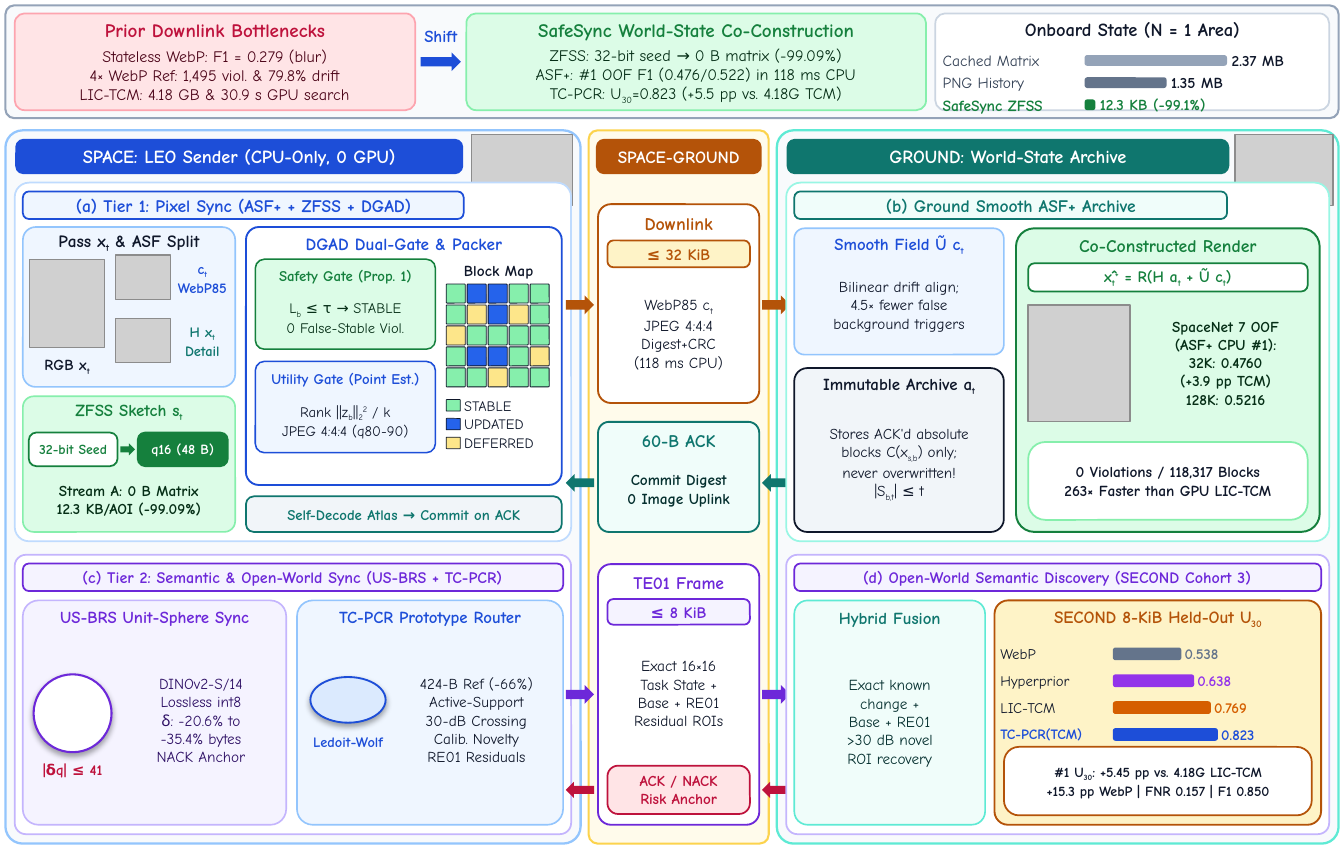
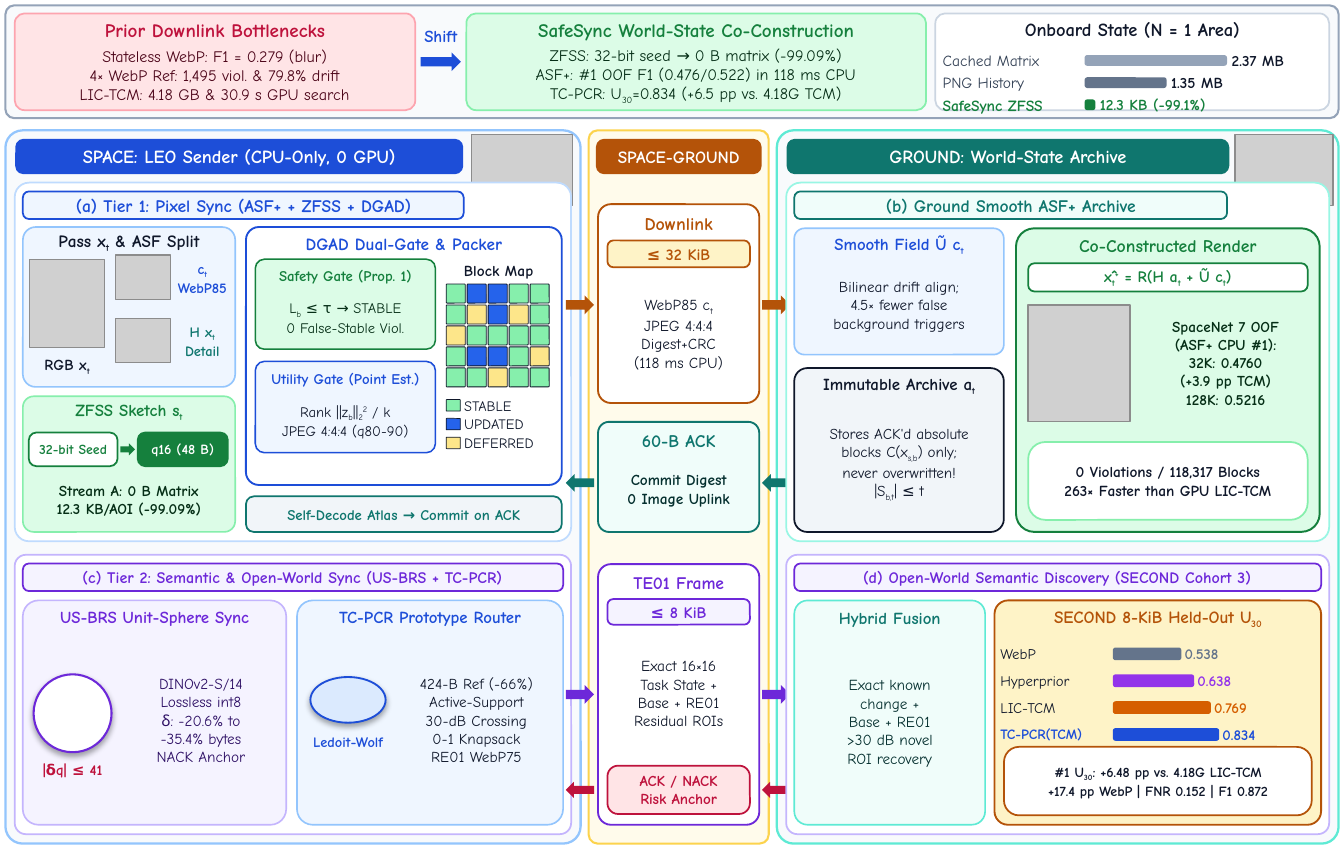
Before and after one commit to WYH302/SafeSync, a slide deck: slide 1 of assets/layered_state.pptx. Drawn at 1344x849 pixels with LibreOffice and Linux fonts; fonts in the diff are those of the drawing; grey boxes stand for pictures. Boxes give left, top, right and bottom in pixels: in the first picture for what was removed or moved away, otherwise in the second. Text is boxed around its words. In the diff, an @@ line names an element or a change of style, - is before the commit and + after.

Commit message:
Upgrade TC-PCR v2 (0-1 knapsack, U30=0.8336), Corollary 1 anytime-valid proof, and synced figures/benchmarks

```diff
--- a/assets/layered_state.pptx
+++ b/assets/layered_state.pptx
@@ text at box(550, 86, 841, 102): text changed @@
-TC-PCR: U30=0.823 (+5.5 pp vs. 4.18G TCM)
+TC-PCR: U30=0.834 (+6.5 pp vs. 4.18G TCM)
@@ text at box(431, 734, 522, 762): text changed @@
-Calib. Novelty
-RE01 Residuals
+0-1 Knapsack
+RE01 WebP75
@@ text at box(1222, 730, 1255, 740): text changed @@
-0.823
+0.834
@@ text in rounded rectangle at box(1048, 767, 1268, 799): text changed @@
-#1 U30: +5.45 pp vs. 4.18G LIC-TCM
-+15.3 pp WebP | FNR 0.157 | F1 0.850
+#1 U30: +6.48 pp vs. 4.18G LIC-TCM
++17.4 pp WebP | FNR 0.152 | F1 0.872
```
Also in this commit, not shown: 9 other files.
